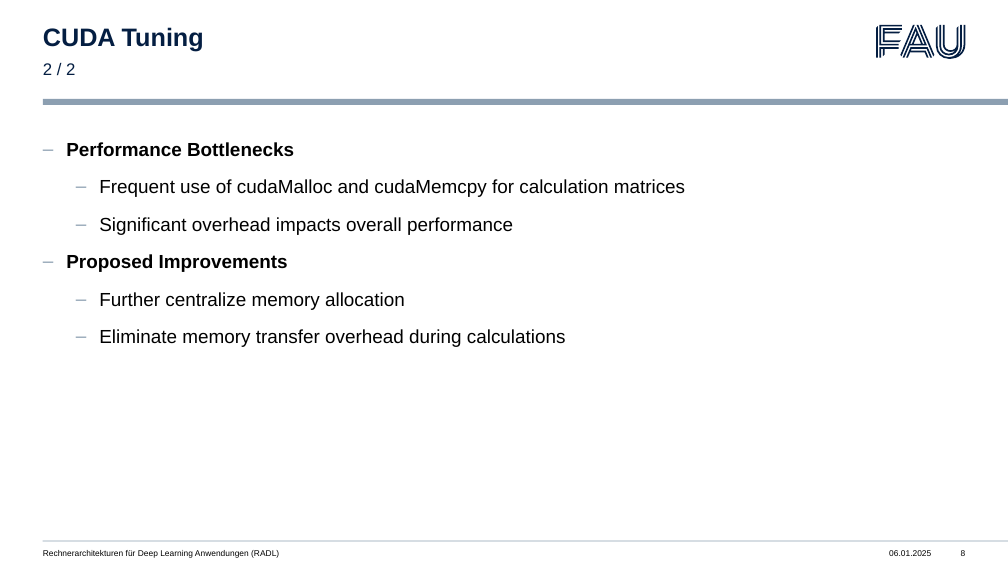
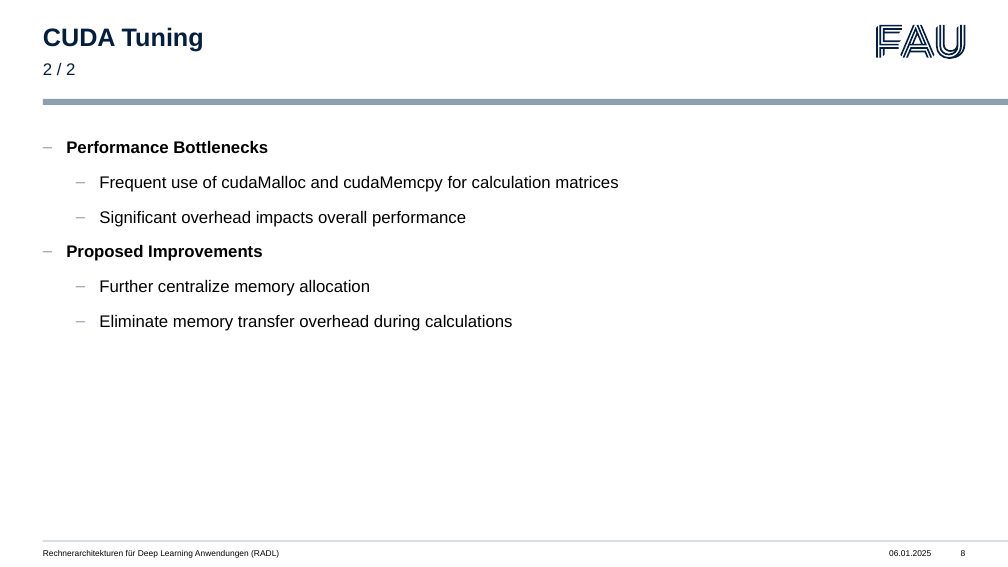
Before and after one commit to libalis/radl, a slide deck: slide 8 of Presentations/4. Presentation/4. Presentation.pptx. Drawn at 1008x567 pixels with LibreOffice and Linux fonts; fonts in the diff are those of the drawing. Boxes give left, top, right and bottom in pixels: in the first picture for what was removed or moved away, otherwise in the second. Text is boxed around its words. In the diff, an @@ line names an element or a change of style, - is before the commit and + after.

```diff
--- a/Presentations/4. Presentation/4. Presentation.pptx
+++ b/Presentations/4. Presentation/4. Presentation.pptx
@@ text "Performance Bottlenecks" at (66,141,618,331): size 18 to 16 pt @@
```
Also in this commit, not shown: 4 other slides changed, 14 other files.
